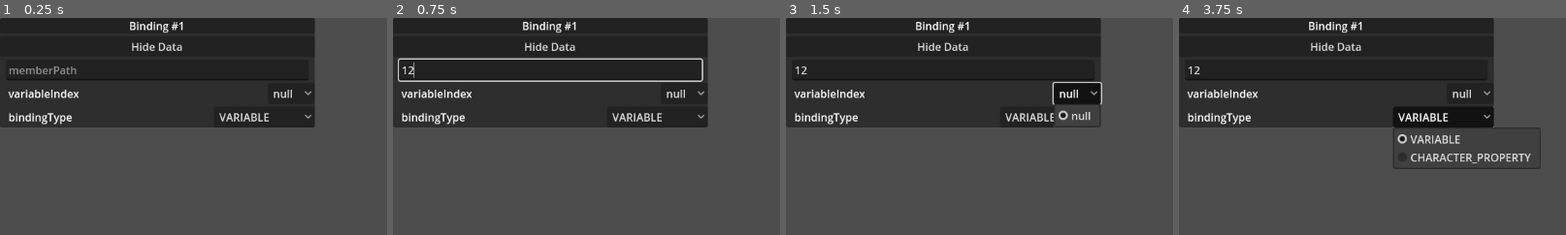
Above: before the commit, frames 1-4 (left to right).
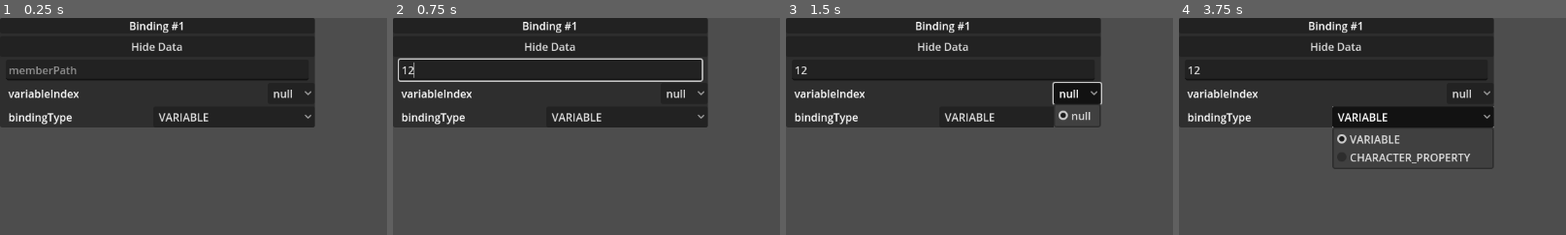
Above: after the commit, the same moments.

Repository: NeoExperiences/BehaviorNodeGraphTool
Game: Godot game, scene res://Nodes/Children/BindingScene.tscn
The game is run twice, just before and just after one commit, with the same random seed, the same clock (stepped at 60 frames per second) and the same inputs. This scene is started directly instead of the project's main scene.
Inputs (mouse positions are % of the whole screen's width and height, from its top left):
- Up to frame 1 (0.25 s): no input
- Up to frame 2 (0.75 s): click (20, 12) at 0.52 s; type "12" at 0.6 s
- Up to frame 3 (1.5 s): click "null" at 1.25 s
- Up to frame 4 (3.75 s): click "Hide Data" at 2 s; click "Show Data" at 2.75 s; click "VARIABLE" at 3.5 s
The pictures show only the part of the screen within x 0-50%, y 0-50%; the shares and areas given below are measured in that part.

The runs differ from the first frame. In frame 1, 0.6% of the frame differs, in the area x 41-70%, y 43-48%; in frame 2, 0.6%; in frame 3, 0.6%; in frame 4, 3.8%, in the area x 39-94%, y 40-70%.
Error in both runs: Cannot call method 'get_parent' on a null value. (res://Nodes/Children/Scripts/BindingScene.gd:27)

Commit message:
Fixed an issue related to Variable Bindings not loading variable types correctly and are now able to be imported.

Diff:
--- a/Nodes/Children/BindingScene.tscn
+++ b/Nodes/Children/BindingScene.tscn
@@ -93,18 +93,16 @@
 text = "   bindingType"
 
 [node name="Space" type="Control" parent="bindingContainer/dataContainer/bindingType"]
-custom_minimum_size = Vector2(50, 0)
+custom_minimum_size = Vector2(20, 0)
 layout_mode = 2
 size_flags_horizontal = 6
 
 [node name="bindingTypeButton" type="OptionButton" parent="bindingContainer/dataContainer/bindingType"]
 clip_contents = true
-custom_minimum_size = Vector2(150, 30)
+custom_minimum_size = Vector2(240, 30)
 layout_mode = 2
-clip_text = true
 item_count = 2
 selected = 0
-fit_to_longest_item = false
 popup/item_0/text = "VARIABLE"
 popup/item_0/id = 0
 popup/item_1/text = "CHARACTER_PROPERTY"
--- a/Nodes/Children/Scripts/BindingScene.gd
+++ b/Nodes/Children/Scripts/BindingScene.gd
@@ -9,10 +9,10 @@
 func _ready():
 	_update_name()
 	$bindingContainer/dataContainer/variableIndex/variableIndexOptionButton._updateVariables()
-	if variableIndex == -1:
+	if variableIndex != -1:
 		$bindingContainer/dataContainer/variableIndex/variableIndexOptionButton.selected = variableIndex + 1
 	else:
-		$bindingContainer/dataContainer/variableIndex/variableIndexOptionButton.selected = variableIndex + 0
+		$bindingContainer/dataContainer/variableIndex/variableIndexOptionButton.selected = 0
 	$bindingContainer/dataContainer/memberPath/memberPathLineEdit.text = memberPath
 	#$bindingContainer/dataContainer/variableIndex/variableIndexSpinBox.value = variableIndex
 	if bindingType == "BINDING_TYPE_VARIABLE":
--- a/Scripts/xml_import.gd
+++ b/Scripts/xml_import.gd
@@ -145,7 +145,7 @@
 					loadedNode.probability = object.children[8].content
 					loadedNode.enable = string_to_bool(object.children[9].content)
 					graphEdit.add_child(loadedNode)
-				"hkbStateMachineTransitionInfoArray":
+				"hkbStateMachineTransitionInfoArray": # Done
 					print("hkbStateMachineTransitionInfoArray loaded.")
 					var loadedNode = globalVariable.hkbStateMachineTransitionInfoArray.instantiate()
 					base_node_values(loadedNode, object)
@@ -159,14 +159,12 @@
 							"priority": int(object.children[0].children[transition].children[8].content),
 							"flags": [false, false, false, false, false, false, false, false, false, false, false, false, false, false, false],
 							"transition": 0,
-							"triggerInterval": 0,
-							"initiateInterval": 0
+							"triggerInterval": 0, # TODO: Finish Implementation
+							"initiateInterval": 0 # TODO: Finish Implementation
 						}
 						if object.children[0].children[transition].children[2].content != "null": # transition
 							for transitionObject in transitionValues:
-								print(transitionObject, " - ", object.children[0].children[transition].children[2].content)
 								if transitionObject[0] == object.children[0].children[transition].children[2].content:
-									print("Equivalent Transition: ",transitionObject[1])
 									transitionData.transition = transitionObject[1] - 1
 						for flagsValue in object.children[0].children[transition].children[9].content.split("|"):
 							match flagsValue:
@@ -201,13 +199,24 @@
 								"FLAG_ABUT_AT_END_OF_FROM_GENERATOR":
 									transitionData.flags[14] = true
 						loadedNode.transitionArray.append(transitionData)
-					#loadedNode.transitionArray = node.transitionArray
-					graphEdit.add_child(loadedNode)
-				"hkbStateMachineEventPropertyArray":
+					graphEdit.add_child(loadedNode)
+				"hkbStateMachineEventPropertyArray": # Done
 					print("hkbStateMachineEventPropertyArray loaded.")
 					var loadedNode = globalVariable.hkbStateMachineEventPropertyArray.instantiate()
 					base_node_values(loadedNode, object)
-					#loadedNode.eventsArray = node.eventsArray
+					loadedNode.eventsArray = []
+					for event in range(int(object.children[0].attributes.numelements)):
+						var eventData = {
+							"eventID": int(object.children[0].children[event].children[0].content),
+							"payloadID": 0
+						}
+						if object.children[0].children[event].children[1].content != "null": # payload object
+							for payload in payloadValues:
+								if payload[0] == object.children[0].children[event].children[1].content:
+									eventData.payloadID = payload[1]
+						else:
+							eventData.payloadID = -1
+						loadedNode.eventsArray.append(eventData)
 					graphEdit.add_child(loadedNode)
 				"hkbModifierGenerator": # Done
 					print("hkbModifierGenerator loaded.")
@@ -329,12 +338,20 @@
 						string_to_bool(object.children[11].content),
 						string_to_bool(object.children[13].content)]
 					graphEdit.add_child(loadedNode)
-				"hkbVariableBindingSet":
+				"hkbVariableBindingSet": # Done
 					print("hkbVariableBindingSet loaded.")
 					var loadedNode = globalVariable.hkbVariableBindingSet.instantiate()
 					base_node_values(loadedNode, object)
-					#loadedNode.bindingArray				= node.bindingArray
-					#loadedNode.indexOfBindingToEnable	= node.indexOfBindingToEnable
+					loadedNode.bindingArray = []
+					for binding in range(int(object.children[0].attributes.numelements)):
+						var bindingData = {
+							"memberPath": object.children[0].children[binding].children[0].content,
+							"variableIndex": int(object.children[0].children[binding].children[1].content),
+							"bindingType": object.children[0].children[binding].children[3].content
+						}
+						loadedNode.bindingArray.append(bindingData)
+					print(loadedNode.bindingArray)
+					loadedNode.indexOfBindingToEnable	= int(object.children[1].content)
 					graphEdit.add_child(loadedNode)
 				"hkbManualSelectorGenerator": # Done
 					print("hkbManualSelectorGenerator loaded.")
